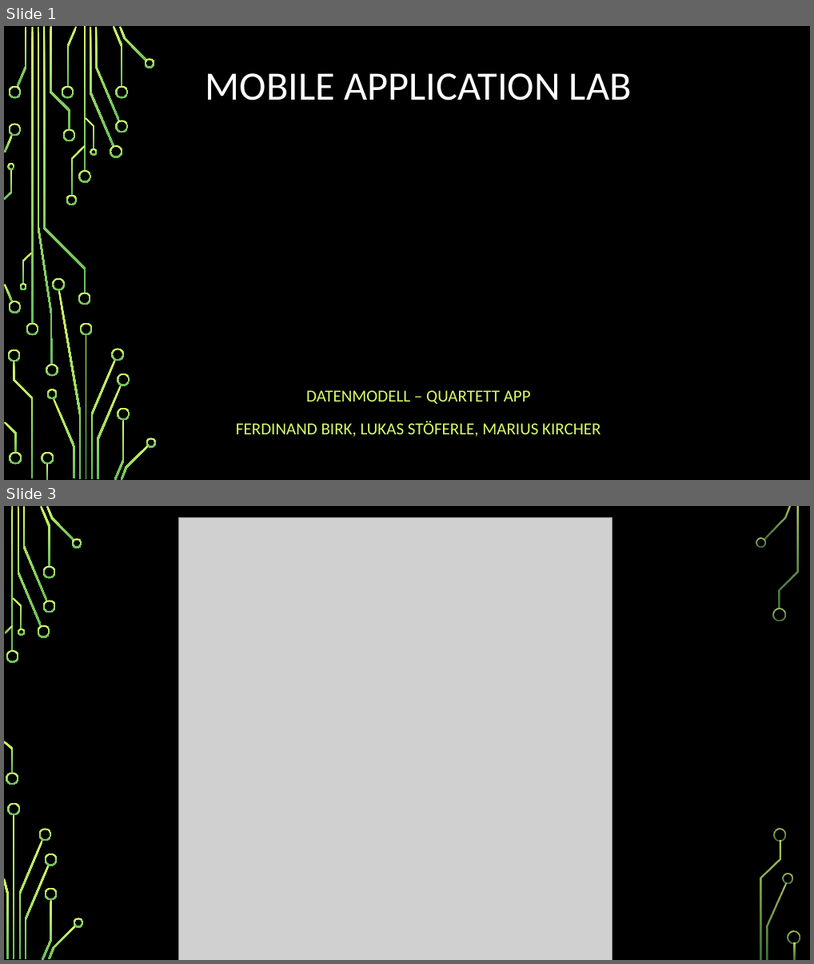
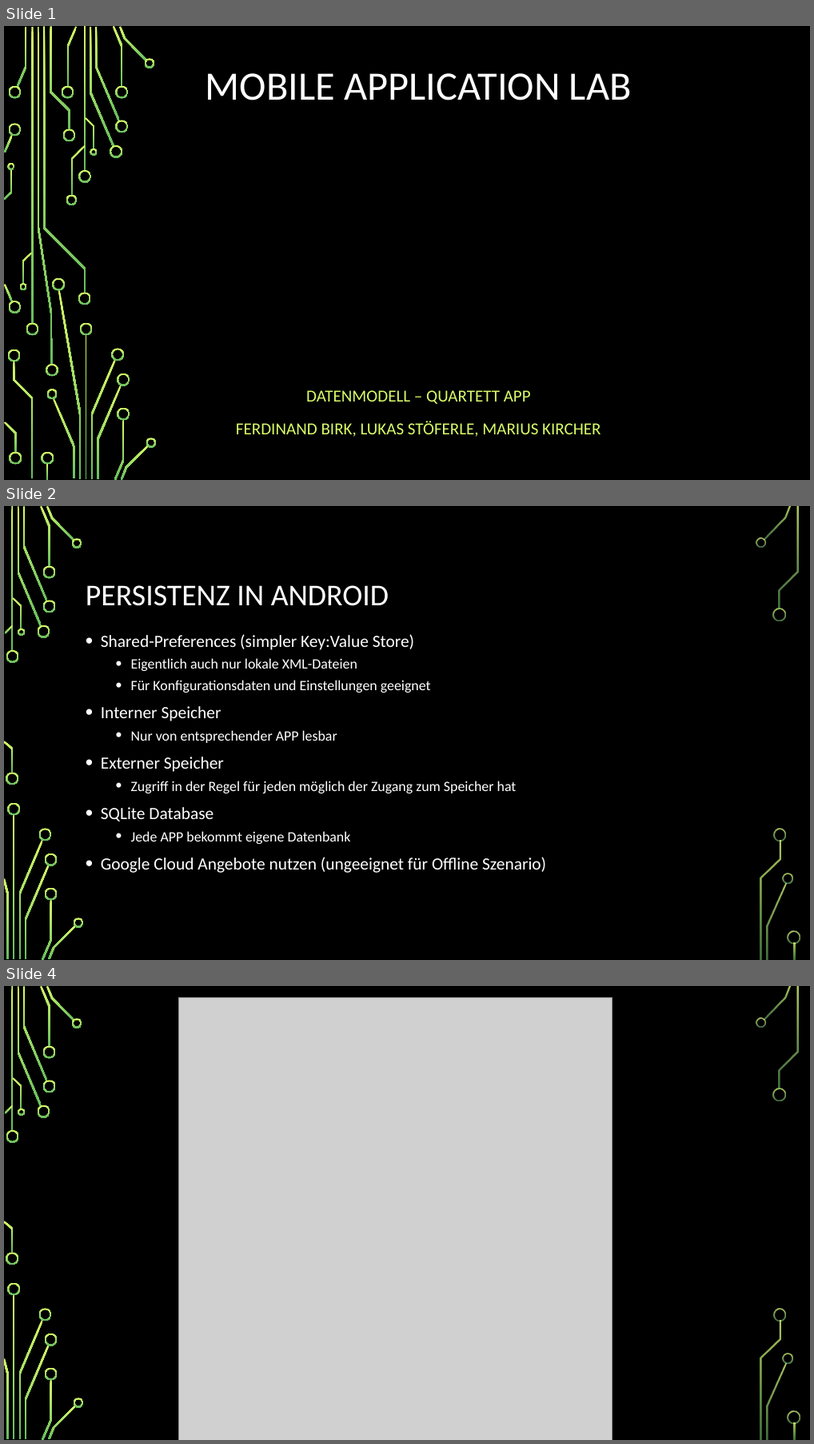
Before and after one commit to snap10/FancyQuartett, a slide deck: FancyQuartettDatenmodell/Datenmodell_PPT.pptx. Shown one above the other, each under a label of ours: slides 1 and 3 before the commit, slides 1, 2 and 4 after it; the slides between them are not shown. The pictures are 814x964 and 814x1444 pixels, drawn with LibreOffice and Linux fonts; fonts in the diff are those of the drawing; grey boxes stand for pictures; background and template pictures are left out. Boxes give left, top, right and bottom in pixels: in the first picture for what was removed or moved away, otherwise in the second. Text is boxed around its words. In the diff, an @@ line names an element or a change of style, - is before the commit and + after.

```diff
--- a/FancyQuartettDatenmodell/Datenmodell_PPT.pptx
+++ b/FancyQuartettDatenmodell/Datenmodell_PPT.pptx
@@ slide 2 added at [4,506,810,960], background picture (left out); not listed: 36 template elements that a slide beside it also shows @@
@@ title added at [86,585,389,606], 36 pt, text #FFFFFF @@
+PERSISTENZ IN ANDROID
@@ text added at [101,634,546,872], 17 pt, text #FFFFFF @@
+• Shared-Preferences (simpler Key:Value Store)
+  • Eigentlich auch nur lokale XML-Dateien
+  • Für Konfigurationsdaten und Einstellungen geeignet
+• Interner Speicher
+  • Nur von entsprechender APP lesbar
+• Externer Speicher
+  • Zugriff in der Regel für jeden möglich der Zugang zum Speicher hat
+• SQLite Database
+  • Jede APP bekommt eigene Datenbank
+• Google Cloud Angebote nutzen (ungeeignet für Offline Szenario)
@@ what was slide 3 is now slide 4 @@
```
Also in this commit, not shown: 1 slide changed.
